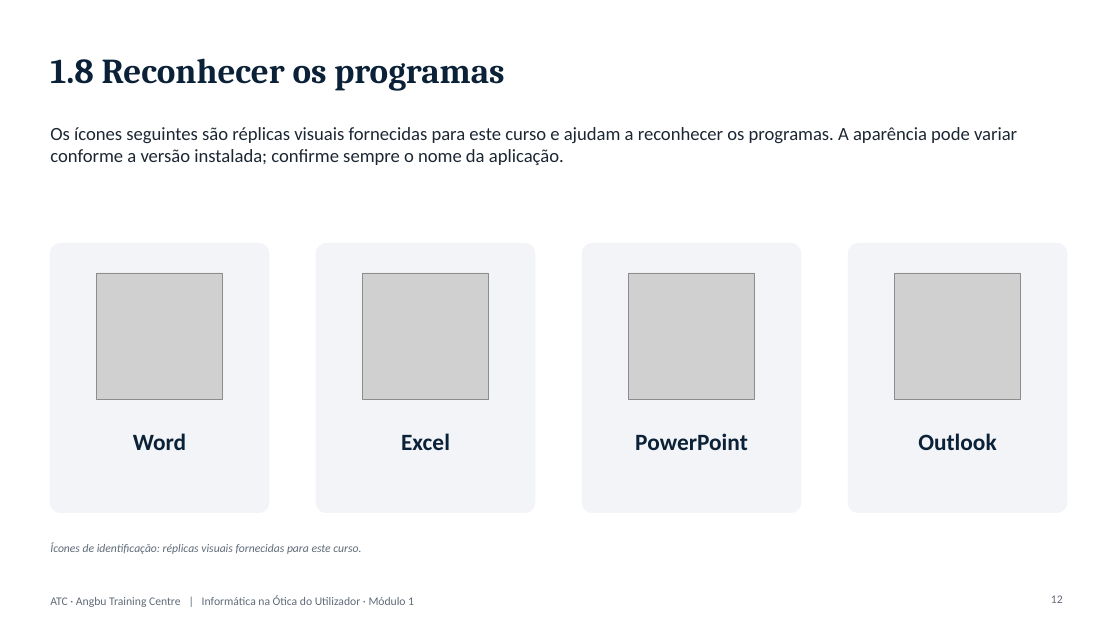
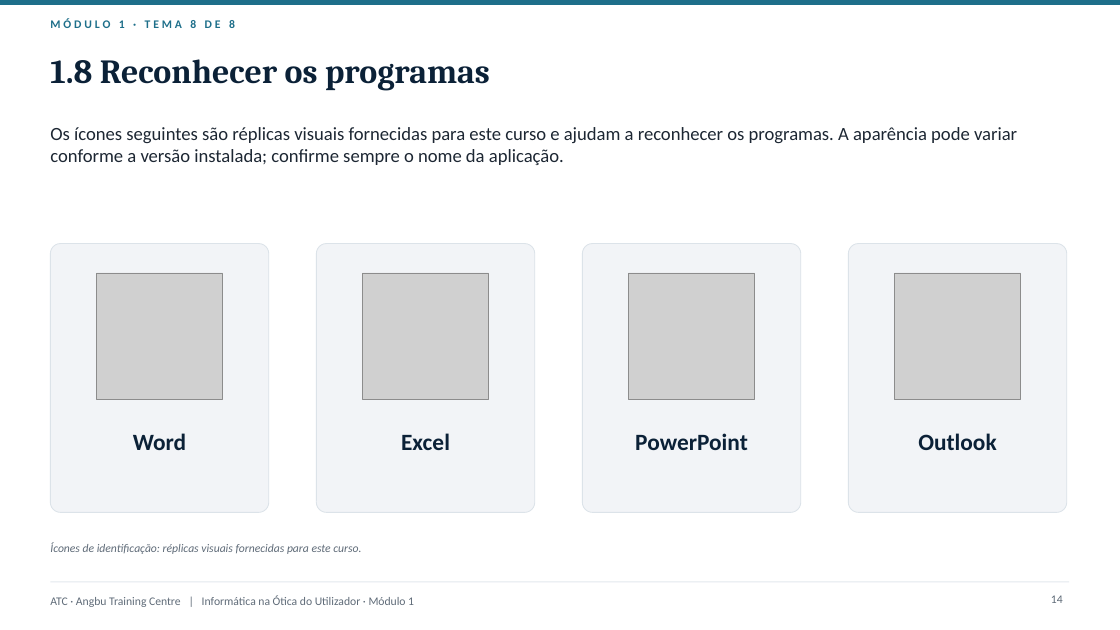
Before and after one commit to almeidaojose36/atc_lms, a slide deck: slide 14 of producao/apresentacoes/Informatica_Modulo1.pptx (slide 12 before the commit). Drawn at 1120x630 pixels with LibreOffice and Linux fonts; fonts in the diff are those of the drawing; grey boxes stand for pictures; background and template pictures are left out. Boxes give left, top, right and bottom in pixels: in the first picture for what was removed or moved away, otherwise in the second. Text is boxed around its words. In the diff, an @@ line names an element or a change of style, - is before the commit and + after.

```diff
--- a/producao/apresentacoes/Informatica_Modulo1.pptx
+++ b/producao/apresentacoes/Informatica_Modulo1.pptx
@@ rectangle added at box(0, 0, 1120, 5), fill #1E6F8A @@
@@ text added at box(50, 18, 235, 28), 10 pt, text #1E6F8A, bold @@
+MÓDULO 1 · TEMA 8 DE 8
@@ title "1.8 Reconhecer os programas" at box(50, 59, 490, 91): size 30 to 29 pt @@
@@ outline #F2F4F7 1 pt to #DCE3E9 0.75 pt in 4 elements at box(50, 244, 269, 513), box(317, 244, 535, 513), box(582, 244, 801, 513), box(849, 244, 1067, 513) @@
@@ rectangle added at box(50, 581, 1070, 582), fill #E3E8EE @@
@@ page number at box(1051, 595, 1063, 603): text changed @@
-12
+14
```
Also in this commit, not shown: 16 other slides changed, 2 slides added, 22 other files.
